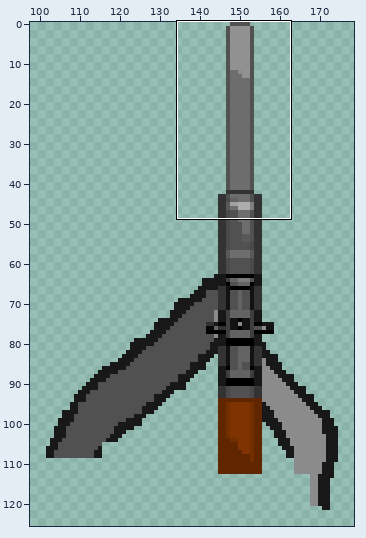
Sprite sheet, stored at GIL/spriteuri/arme/sniper/model/sniper2.png. Above: a wide view before the commit, with the close-up outlined.
Close-up. Earlier state:
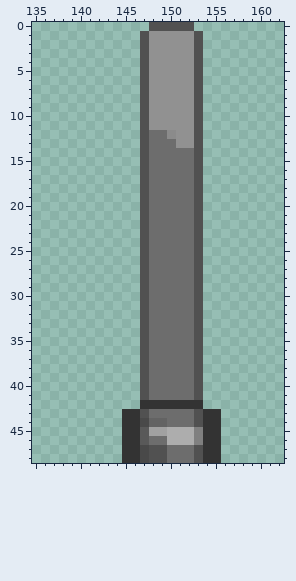
The file is 256x256 pixels. Colours within 5 levels of each other are drawn and written as one. Shown: x 135..162, y 0..48. The wide view leaves out empty margins.
After:
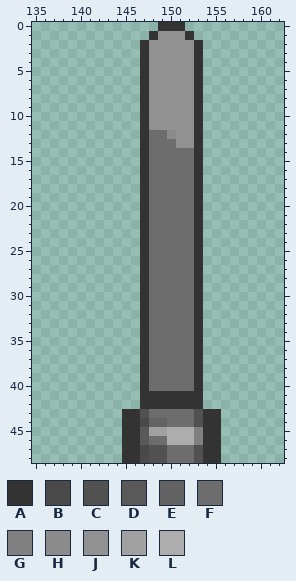
Palette (. is transparent): A #333333  B #494949  C #515151  D #595959  E #636363  F #6d6d6d  G #808080  H #8b8b8b  J #919191  K #a1a1a1  L #adadad
Change:
Changed rows in their new state; - is an unchanged pixel.
first column x 147:
 0 -.AAA.-
 1 .A---A.
 2 A-----A
 3 A-----A
 4 A-----A
 5 A-----A
 6 A-----A
 7 A-----A
 8 A-----A
 9 A-----A
10 A-----A
11 A-----A
12 A-----A
13 A-----A
14 A-----A
15 A-----A
16 A-----A
17 A-----A
18 A-----A
19 A-----A
20 A-----A
21 A-----A
22 A-----A
23 A-----A
24 A-----A
25 A-----A
26 A-----A
27 A-----A
28 A-----A
29 A-----A
30 A-----A
31 A-----A
32 A-----A
33 A-----A
34 A-----A
35 A-----A
36 A-----A
37 A-----A
38 A-----A
39 A-----A
40 A-----A
41 AAAAAAA
Where, in picture pixels (left, top, right, bottom), the same in both close-ups:
changed: (140, 22, 203, 400)
